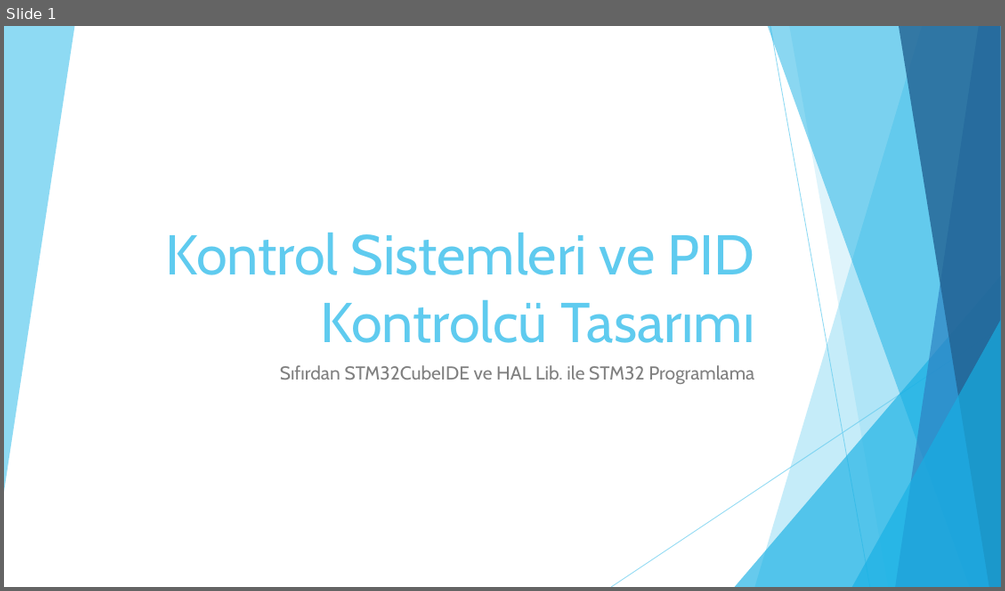
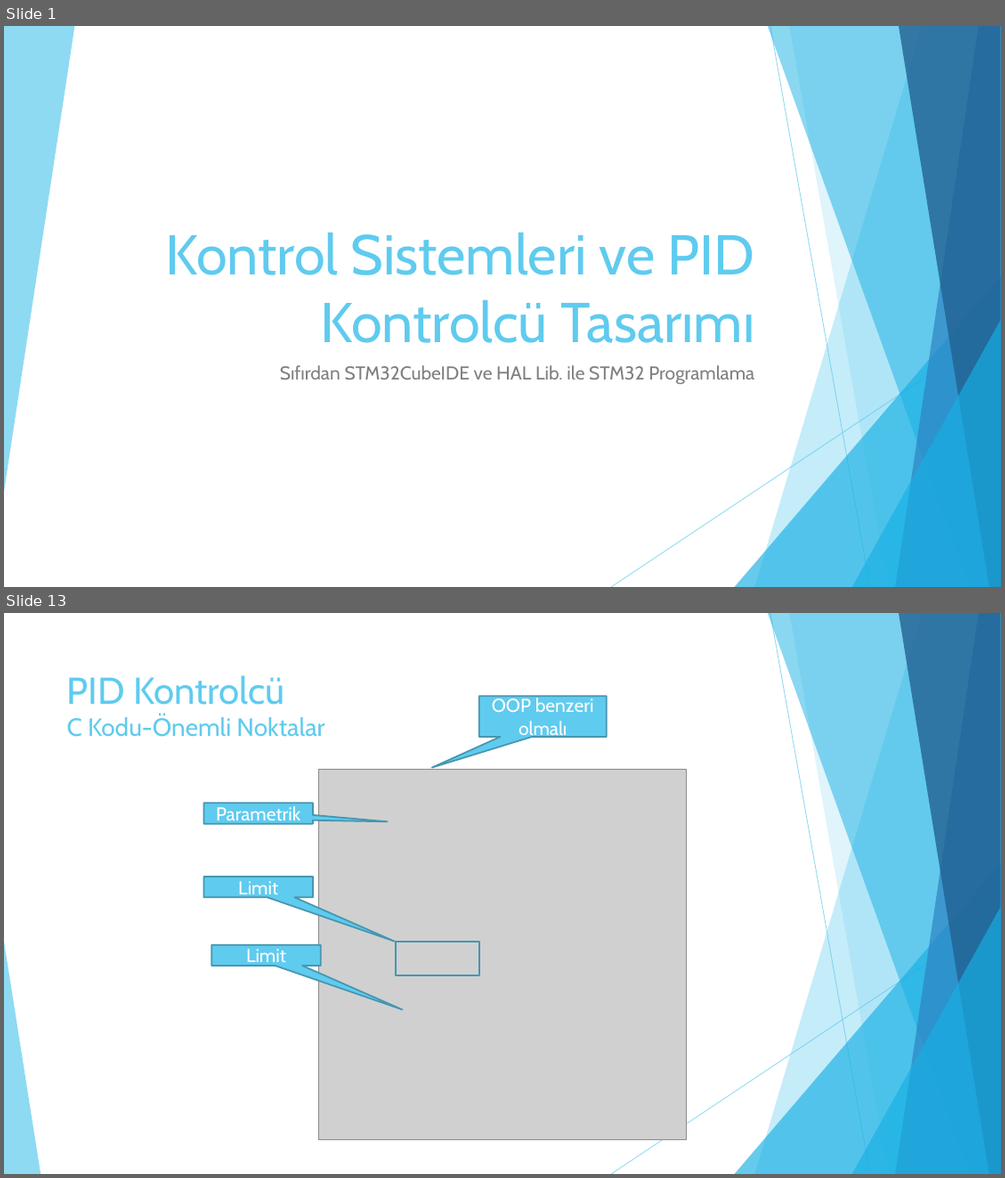
Before and after one commit to enginsubasi/Udemy_STM32, a slide deck: docs/Sunumlar/PIDKontrolcu.pptx. Shown one above the other, each under a label of ours: slide 1 before the commit, slides 1 and 13 after it; the slides between them are not shown. The pictures are 1005x591 and 1005x1178 pixels, drawn with LibreOffice and Linux fonts; fonts in the diff are those of the drawing; grey boxes stand for pictures. Boxes give left, top, right and bottom in pixels: in the first picture for what was removed or moved away, otherwise in the second. Text is boxed around its words. In the diff, an @@ line names an element or a change of style, - is before the commit and + after.

```diff
--- a/docs/Sunumlar/PIDKontrolcu.pptx
+++ b/docs/Sunumlar/PIDKontrolcu.pptx
@@ slide 13 added at box(4, 613, 1001, 1174), background #FFFFFF; not listed: 9 template elements that a slide beside it also shows @@
@@ title added at box(67, 675, 324, 737), 24 pt, text #5FCBEF @@
+PID Kontrolcü
+C Kodu-Önemli Noktalar
@@ speech box added at box(479, 696, 606, 737), fill #5FCBEF, outline #4696B1 1.5 pt, 18 pt, text #FFFFFF @@
+OOP benzeri olmalı
@@ picture added at box(319, 769, 687, 1140) @@
@@ speech box added at box(203, 803, 313, 824), fill #5FCBEF, outline #4696B1 1.5 pt, 18 pt, text #FFFFFF @@
+Parametrik
@@ speech box added at box(203, 876, 313, 897), fill #5FCBEF, outline #4696B1 1.5 pt, 18 pt, text #FFFFFF @@
+Limit
@@ triangle added at box(4, 941, 40, 1174), fill #5FCBEF at 70% opacity @@
@@ speech box added at box(212, 945, 321, 966), fill #5FCBEF, outline #4696B1 1.5 pt, 18 pt, text #FFFFFF @@
+Limit
@@ rectangle added at box(396, 942, 479, 976), outline #4696B1 1.5 pt @@
```
Also in this commit, not shown: 4 slides changed, 7 other slides added, 1 slide removed, 2 other files.
